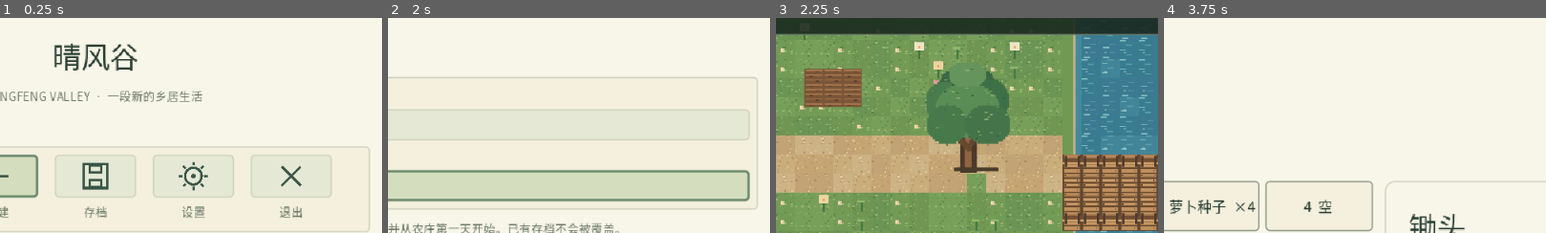
Above: before the commit, frames 1-4 (left to right).
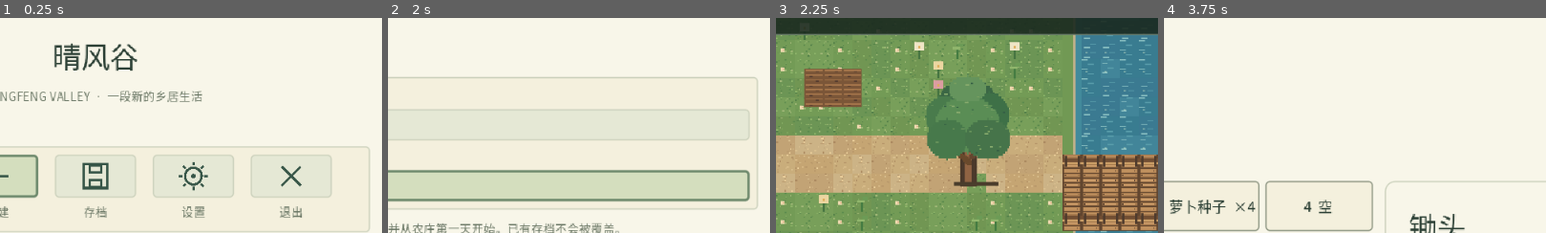
Above: after the commit, the same moments.

Repository: natefox2017/qingfeng
Game: Godot game, scene res://app/main.tscn
Two runs of this game, one before a commit and one after it. Both use one fixed random seed, a clock stepped at 60 frames per second and the inputs below.
Inputs (mouse positions are % of the whole screen's width and height, from its top left):
- Up to frame 1 (0.25 s): no input
- Up to frame 2 (2 s): click (37, 54) at 0.52 s; click (50, 42) at 1.27 s; type "Alex" at 1.35 s; click (50, 56) at 1.5 s; type "Alex" at 1.58 s
- Up to frame 3 (2.25 s): click (18, 75) at 2.02 s
- Up to frame 4 (3.75 s): click (6, 9) at 2.77 s; click (14, 9) at 3.52 s
The pictures show only the part of the screen within x 38-88%, y 17-67%; the shares and areas given below are measured in that part.

Frames 1-2 are identical in both runs. In frame 3, 4.1% of the frame differs, in the area x 39-62%, y 21-79%; in frame 4, nothing differs.

Commit message:
Keep pixel tile layers crisp and align oak sprite root with collision foot

Diff:
--- a/game/world/farm_first_screen.tscn
+++ b/game/world/farm_first_screen.tscn
@@ -33,14 +33,17 @@
 script = ExtResource("farm")
 
 [node name="TerrainGround" type="TileMapLayer" parent="."]
+texture_filter = 1
 tile_set = ExtResource("terrain")
 tile_map_data = PackedByteArray(0, 0, 0, 0, 0, 0, 0, 0, 3, 0, 0, 0, 0, 0, 1, 0, 0, 0, 0, 0, 2, 0, 0, 0, 0, 0, 2, 0, 0,  …(34248 unchanged characters)…
 
 [node name="GroundDetails" type="TileMapLayer" parent="."]
+texture_filter = 1
 tile_set = ExtResource("terrain")
 tile_map_data = PackedByteArray(0, 0, 2, 0, 2, 0, 0, 0, 2, 0, 3, 0, 0, 0, 15, 0, 2, 0, 0, 0, 0, 0, 3, 0, 0, 0, 18, 0, 2 …(2128 unchanged characters)…
 
 [node name="PlotStates" type="TileMapLayer" parent="."]
+texture_filter = 1
 position = Vector2(-8, -8)
 tile_set = ExtResource("terrain")
 
@@ -185,7 +188,7 @@
 y_sort_enabled = true
 
 [node name="OakTree" type="Sprite2D" parent="FootSorted"]
-position = Vector2(400, 192)
+position = Vector2(400, 204)
 texture_filter = 1
 texture = ExtResource("oak")
 offset = Vector2(0, -48)
